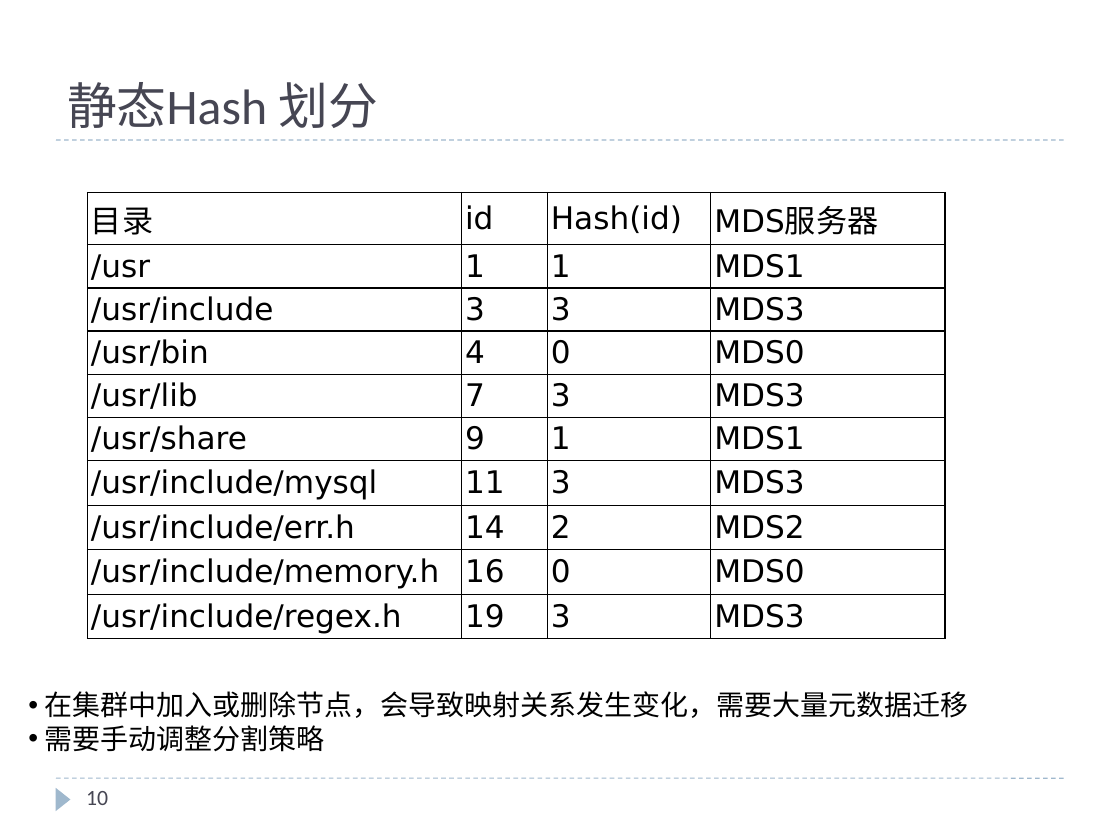
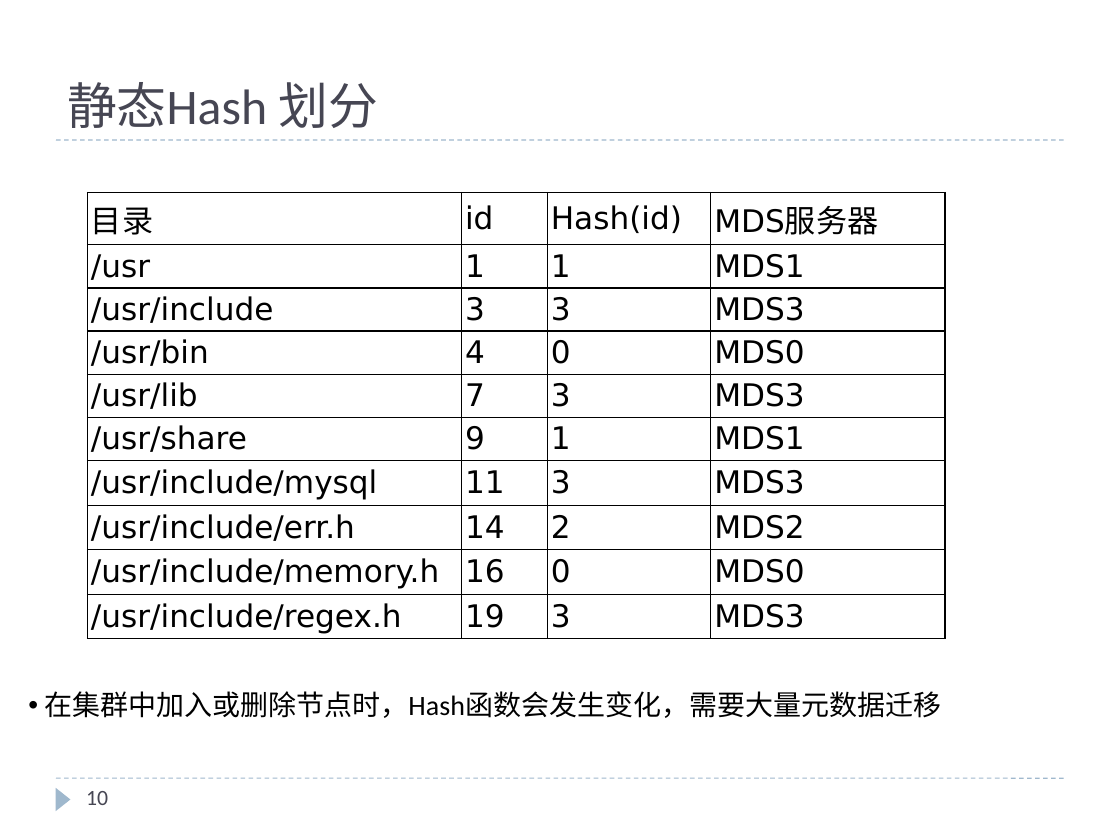
Before and after one commit to cheliequan/idning-paper, a slide deck: slide 10 of draft/MDS集群.pptx. Drawn at 1120x840 pixels with LibreOffice and Linux fonts; fonts in the diff are those of the drawing. Boxes give left, top, right and bottom in pixels: in the first picture for what was removed or moved away, otherwise in the second. Text is boxed around its words. In the diff, an @@ line names an element or a change of style, - is before the commit and + after.

```diff
--- a/draft/MDS集群.pptx
+++ b/draft/MDS集群.pptx
@@ text at (x1=45, y1=691, x2=942, y2=718): text changed @@
-• 在集群中加入或删除节点，会导致映射关系发生变化，需要大量元数据迁移
-• 需要手动调整分割策略
+• 在集群中加入或删除节点时，Hash函数会发生变化，需要大量元数据迁移
```
Also in this commit, not shown: 10 other slides changed, 2 slides removed, 1 other file.
